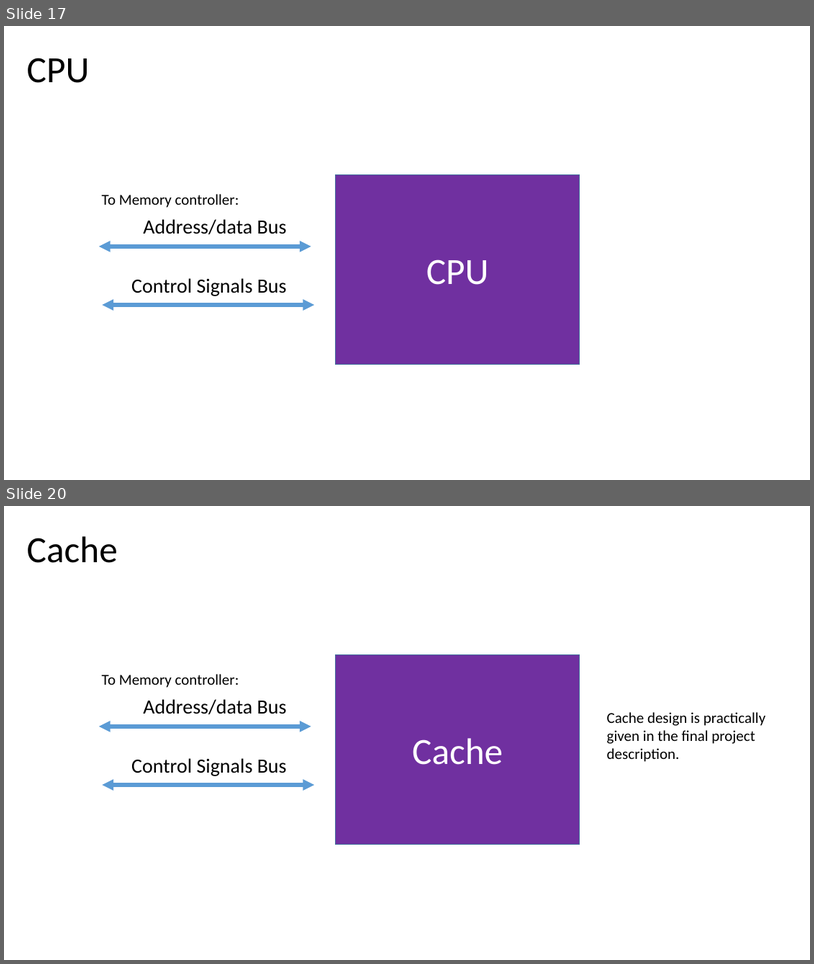
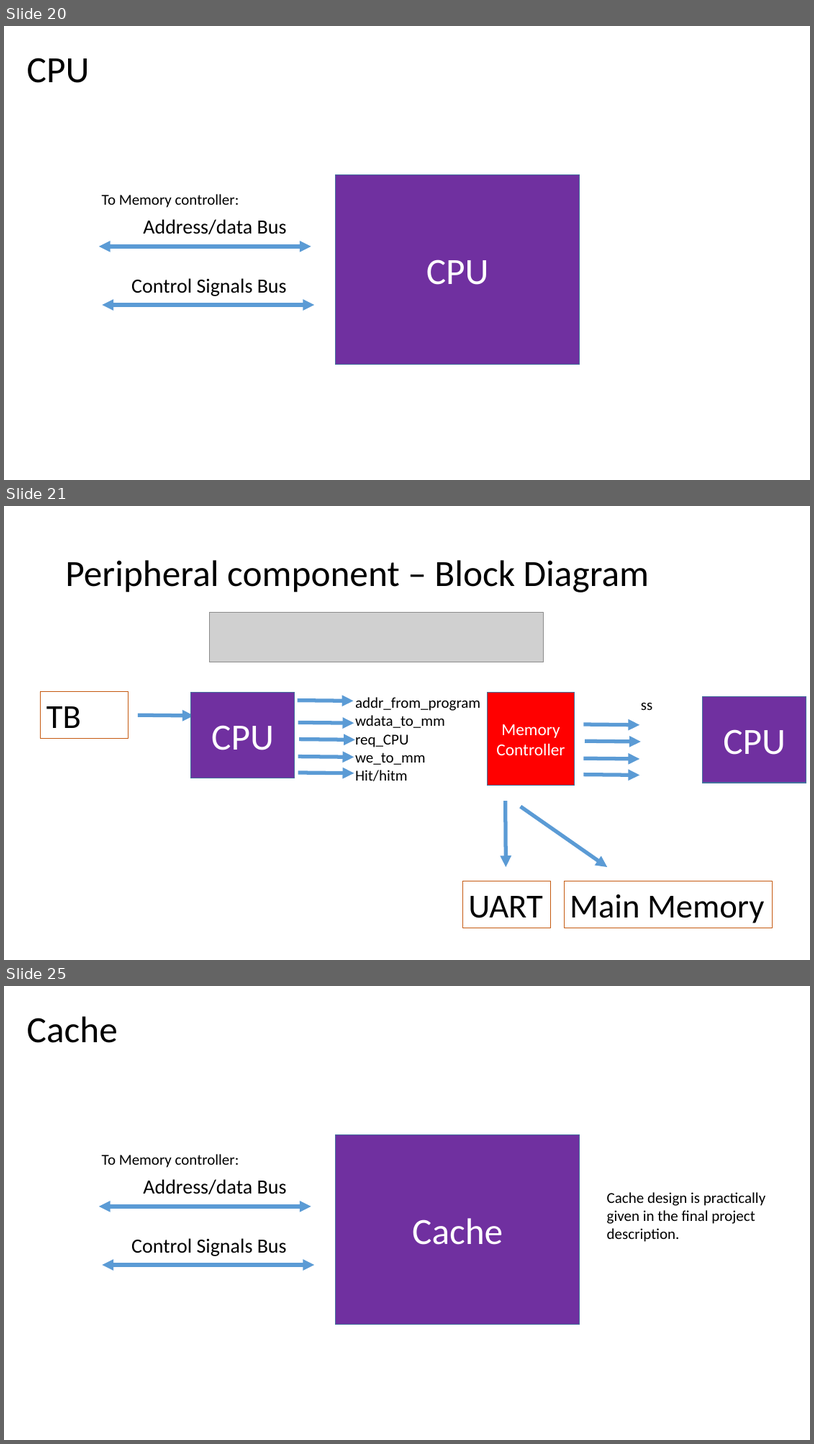
Before and after one commit to md710644/finalarquicompu, a slide deck: Diseno_final_arq.pptx. Shown one above the other, each under a label of ours: slides 17 and 20 before the commit, slides 20, 21 and 25 after it; the slides between them are not shown. The pictures are 814x964 and 814x1444 pixels, drawn with LibreOffice and Linux fonts; fonts in the diff are those of the drawing; grey boxes stand for pictures. Boxes give left, top, right and bottom in pixels: in the first picture for what was removed or moved away, otherwise in the second. Text is boxed around its words. In the diff, an @@ line names an element or a change of style, - is before the commit and + after.

```diff
--- a/Diseno_final_arq.pptx
+++ b/Diseno_final_arq.pptx
@@ slide 21 added at box(4, 506, 810, 960), background #FFFFFF @@
@@ title added at box(65, 560, 649, 592), 44 pt, text #000000 @@
+Peripheral component – Block Diagram
@@ picture added at box(210, 613, 543, 662) @@
@@ rectangle added at box(40, 692, 128, 739), outline #C55A11 0.5 pt, 40 pt, text #000000 @@
+TB
@@ rectangle added at box(191, 692, 294, 777), fill #7030A0, outline #43739E 1 pt, 44 pt, text #FFFFFF @@
+CPU
@@ rectangle added at box(488, 692, 574, 785), fill #FF0000, outline #43739E 1 pt, 20 pt, text #FFFFFF @@
+Memory Controller
@@ rectangle added at box(703, 697, 807, 782), fill #7030A0, outline #43739E 1 pt, 44 pt, text #FFFFFF @@
+CPU
@@ arrow added from (138, 715) to (194, 716), #5B9BD5 4.5 pt @@
@@ arrow added from (298, 700) to (354, 701), #5B9BD5 4.5 pt @@
@@ group added at box(298, 697, 481, 781): 4 arrows, 1 text @@
+addr_from_program
+wdata_to_mm
+req_CPU
+we_to_mm
+Hit/hitm
@@ group added at box(584, 703, 653, 775): 4 arrows, 1 text @@
+ss
@@ arrow added from (506, 800) to (506, 867), #5B9BD5 4.5 pt @@
@@ arrow added from (521, 806) to (608, 867), #5B9BD5 4.5 pt @@
@@ rectangle added at box(463, 881, 550, 928), outline #C55A11 0.5 pt, 40 pt, text #000000 @@
+UART
@@ rectangle added at box(564, 881, 772, 928), outline #C55A11 0.5 pt, 40 pt, text #000000 @@
+Main Memory
@@ what was slide 17 is now slide 20 @@
@@ what was slide 20 is now slide 25 @@
```
Also in this commit, not shown: 1 slide changed, 6 other slides added, 1 slide removed, 11 other files.
